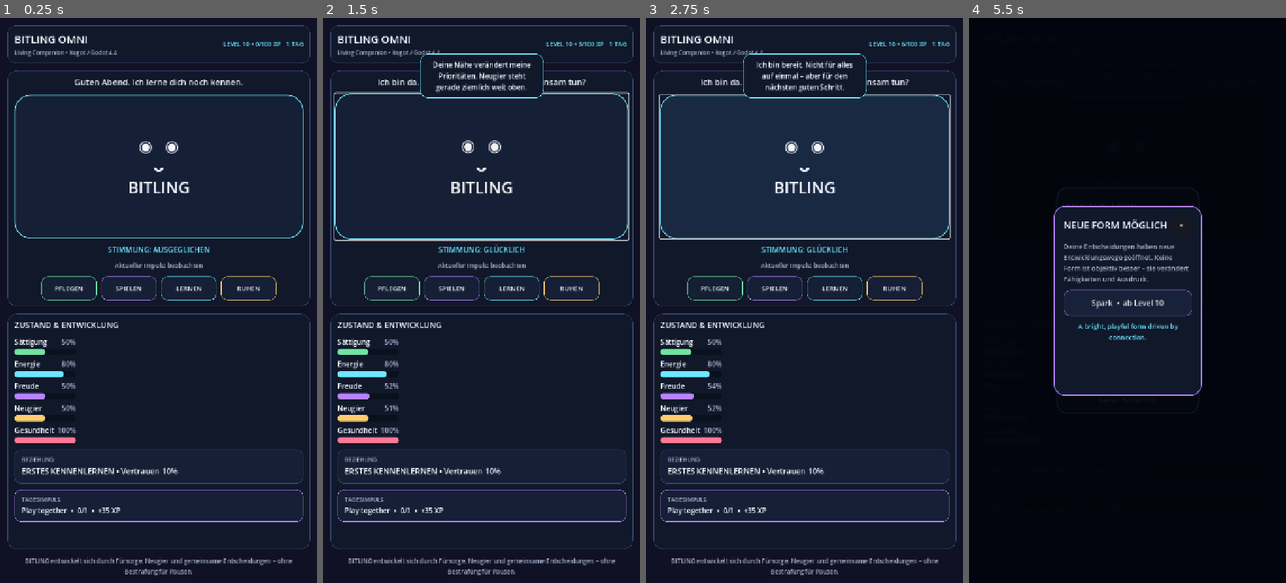
Above: before the commit, frames 1-4 (left to right).
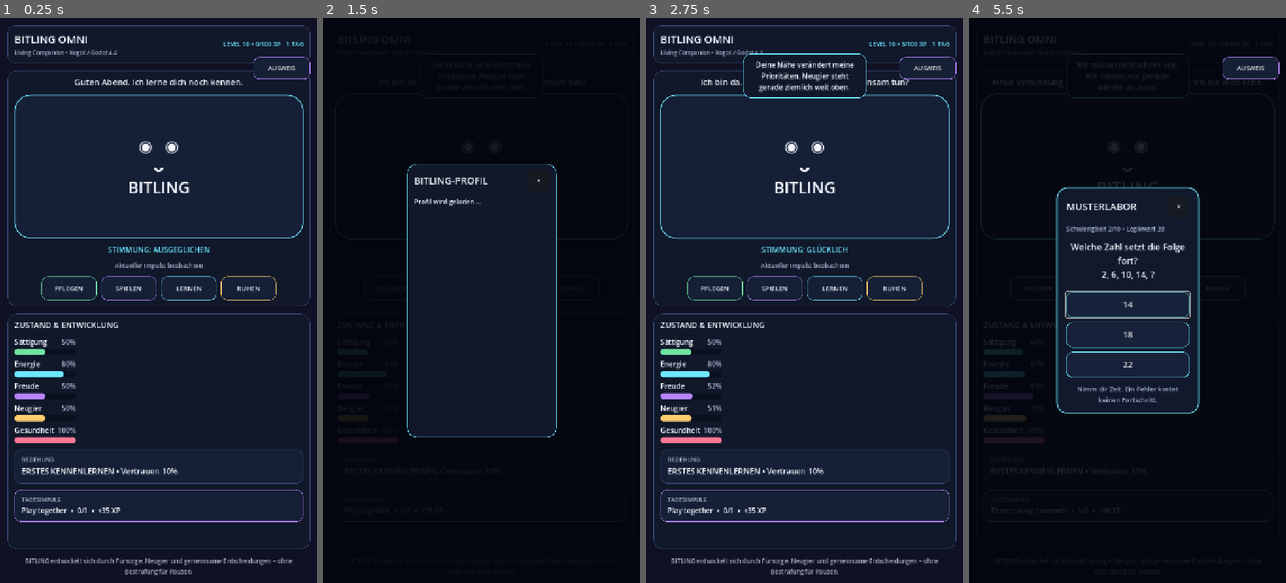
Above: after the commit, the same moments.

Repository: Cyberpunk2088/Bitling
Game: Godot game, scene res://main.tscn
The game is run twice, just before and just after one commit, with the same random seed, the same clock (stepped at 60 frames per second) and the same inputs.
Inputs (mouse positions are in pixels of both pictures, inside the frame that each line leads up to):
- Up to frame 1 (0.25 s): no input
- Up to frame 2 (1.5 s): click "◉ ◉ ᴗ BITLING" at 0.5 s; click (605, 68) at 1.25 s, where only the run after the commit has a clickable "AUSWEIS"
- Up to frame 3 (2.75 s): click (861, 181) at 2 s, where only the run after the commit has a clickable "×"
- Up to frame 4 (5.5 s): click "PFLEGEN" at 2.75 s; click "SPIELEN" at 3.5 s; click "×" at 4.25 s; click "LERNEN" at 5 s

The runs differ from the first frame. In frame 1, 0.2% of the frame differs, in the area x 80-98%, y 6-11%; in frame 2, 67%, in the area x 2-98%, y 1-99%; in frame 3, 1.4%; in frame 4, 9.0%.
Error after the commit: Parse Error: Cannot infer the type of "roll" variable because the value doesn't have a set type. (res://scripts/core/development_profile.gd:469)

Commit message:
Register development, translation and profile services

Diff:
--- a/project.godot
+++ b/project.godot
@@ -13,8 +13,10 @@
 PlatformService="*res://scripts/core/platform_service.gd"
 CompanionBrain="*res://scripts/core/companion_brain.gd"
 BitlingIdentity="*res://scripts/social/bitling_identity.gd"
+DevelopmentProfile="*res://scripts/core/development_profile.gd"
 EmotionModel="*res://scripts/social/emotion_model.gd"
 BitlingLanguage="*res://scripts/social/bitling_language.gd"
+LanguageBridge="*res://scripts/social/language_bridge.gd"
 MediaCapabilityService="*res://scripts/social/media_capability_service.gd"
 SocialSessionService="*res://scripts/social/social_session_service.gd"
 LineageService="*res://scripts/social/lineage_service.gd"
@@ -30,6 +32,7 @@
 LearningOverlay="*res://scripts/ui/learning_overlay.gd"
 ExplorationOverlay="*res://scripts/ui/exploration_overlay.gd"
 EvolutionOverlay="*res://scripts/ui/evolution_overlay.gd"
+ProfileOverlay="*res://scripts/ui/profile_overlay.gd"
 
 [audio]
 driver/enable_input=true
